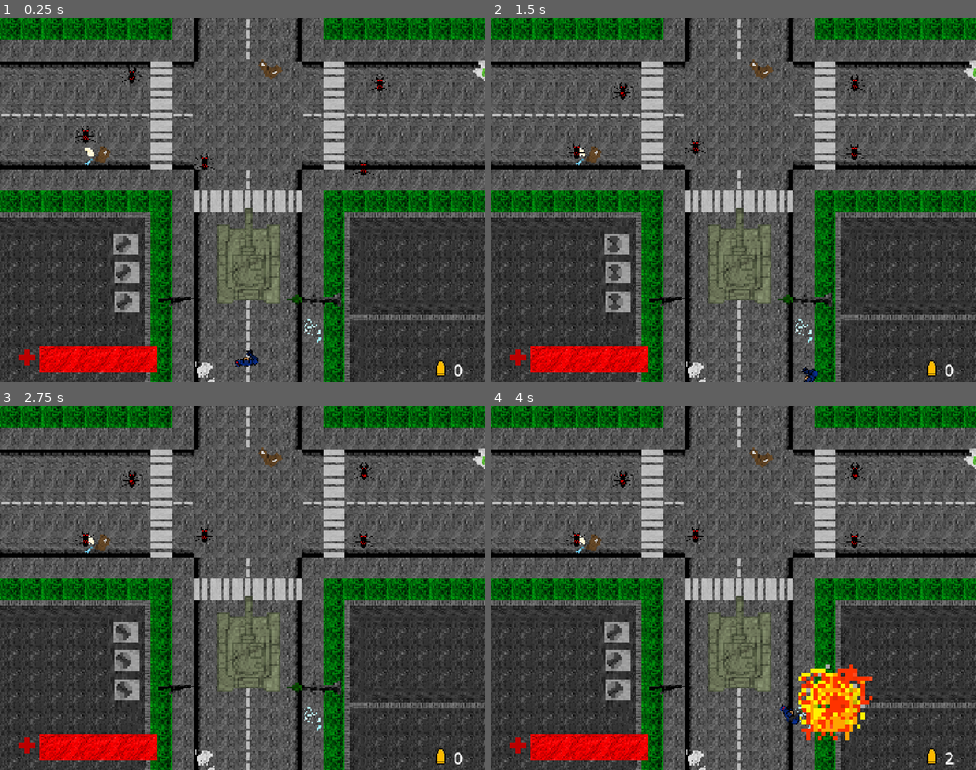
Above: before the commit, frames 1-4 (two rows, left to right).
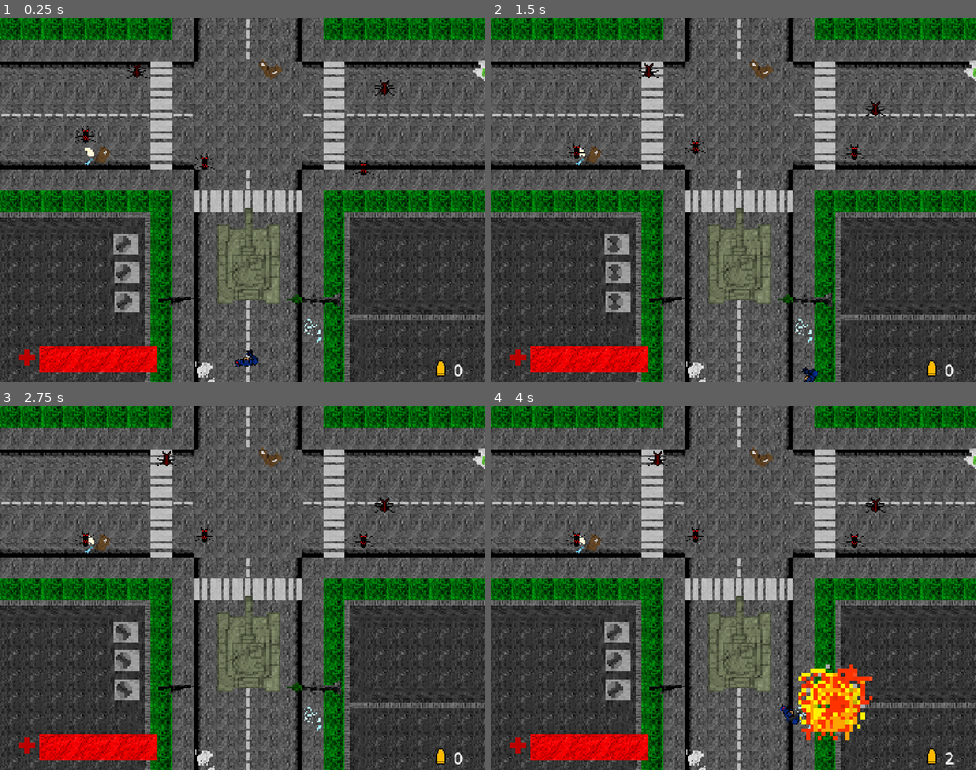
Above: after the commit, the same moments.

Repository: vladydad/Invasion_godot
Game: Godot game, scene res://level3.tscn
The game is run twice, just before and just after one commit, with the same random seed, the same clock (stepped at 60 frames per second) and the same inputs. This scene is started directly instead of the project's main scene.
Inputs (mouse positions are in pixels of both pictures, inside the frame that each line leads up to):
- Up to frame 1 (0.25 s): no input
- Up to frame 2 (1.5 s): tap Enter at 0.5 s; move the mouse to (840, 181) at 0.52 s; press the mouse at (840, 181) at 0.53 s; hold Right (ui_right) 0.53-1.28 s; move the mouse to (636, 218) at 1.27 s; release the mouse at (636, 218) at 1.28 s; hold Down (ui_down) from 1.28 s (still down); tap V (Silencer) at 1.35 s
- Up to frame 3 (2.75 s): move the mouse to (291, 507) at 2.02 s; release Down (ui_down) at 2.03 s; press the mouse at (291, 507) at 2.03 s; hold Right (ui_right) from 2.03 s (still down)
- Up to frame 4 (4 s): move the mouse to (709, 660) at 2.77 s; release Right (ui_right) at 2.78 s; release the mouse at (709, 660) at 2.78 s; hold Up (ui_up) 2.78-3.53 s; tap V (Silencer) at 2.85 s; click (709, 660) at 2.92 s; move the mouse to (879, 642) at 3.52 s; press the mouse at (879, 642) at 3.53 s; hold Left (ui_left) from 3.53 s (still down)

The runs differ from the first frame. In frame 1, 0.2% of the frame differs, in the area x 25-82%, y 12-22%; in frame 2, 0.3%; in frame 3, 0.3%, in the area x 25-82%, y 12-30%; in frame 4, 0.3%.

Commit message:
asd

Diff:
--- a/invasion/level3.tscn
+++ b/invasion/level3.tscn
@@ -5,6 +5,7 @@
 [ext_resource type="PackedScene" uid="uid://dndv3aehmsx5r" path="res://NPC/enemy.tscn" id="2_i6w5t"]
 [ext_resource type="Texture2D" uid="uid://ckx8cgkb1nfu6" path="res://map/tilesheet 1 (1).png" id="2_qrujo"]
 [ext_resource type="Texture2D" uid="uid://c1yjefjefgnpu" path="res://map/tak.png" id="3_5lcx6"]
+[ext_resource type="PackedScene" uid="uid://b5us6ysl6qk3v" path="res://enemy_2.tscn" id="3_l2pgs"]
 [ext_resource type="PackedScene" uid="uid://b6wccn5pqjcst" path="res://player.tscn" id="3_qrujo"]
 [ext_resource type="PackedScene" uid="uid://djmahlup64ud1" path="res://tank.tscn" id="5_an40m"]
 [ext_resource type="Texture2D" uid="uid://cgpyoxff3yo10" path="res://map/trash.png" id="6_mu84n"]
@@ -203,6 +204,7 @@
 [node name="Node2D" type="Node2D" unique_id=1331582684]
 script = ExtResource("1_sotx7")
 npc_scene = ExtResource("2_i6w5t")
+shoot_npc = ExtResource("3_l2pgs")
 
 [node name="TileMapLayer" type="TileMapLayer" parent="." unique_id=1588207739]
 scale = Vector2(4, 4)
--- a/invasion/level_3.gd
+++ b/invasion/level_3.gd
@@ -28,11 +28,11 @@
 	npc3.global_position = $spawner3.global_position
 	get_tree().current_scene.add_child(npc3)
 
-	npc4 = npc_scene.instantiate()
+	npc4 = shoot_npc.instantiate()
 	npc4.global_position = $spawner4.global_position
 	get_tree().current_scene.add_child(npc4)
 
-	npc5 = npc_scene.instantiate()
+	npc5 = shoot_npc.instantiate()
 	npc5.global_position = $spawner5.global_position
 	get_tree().current_scene.add_child(npc5)
 
